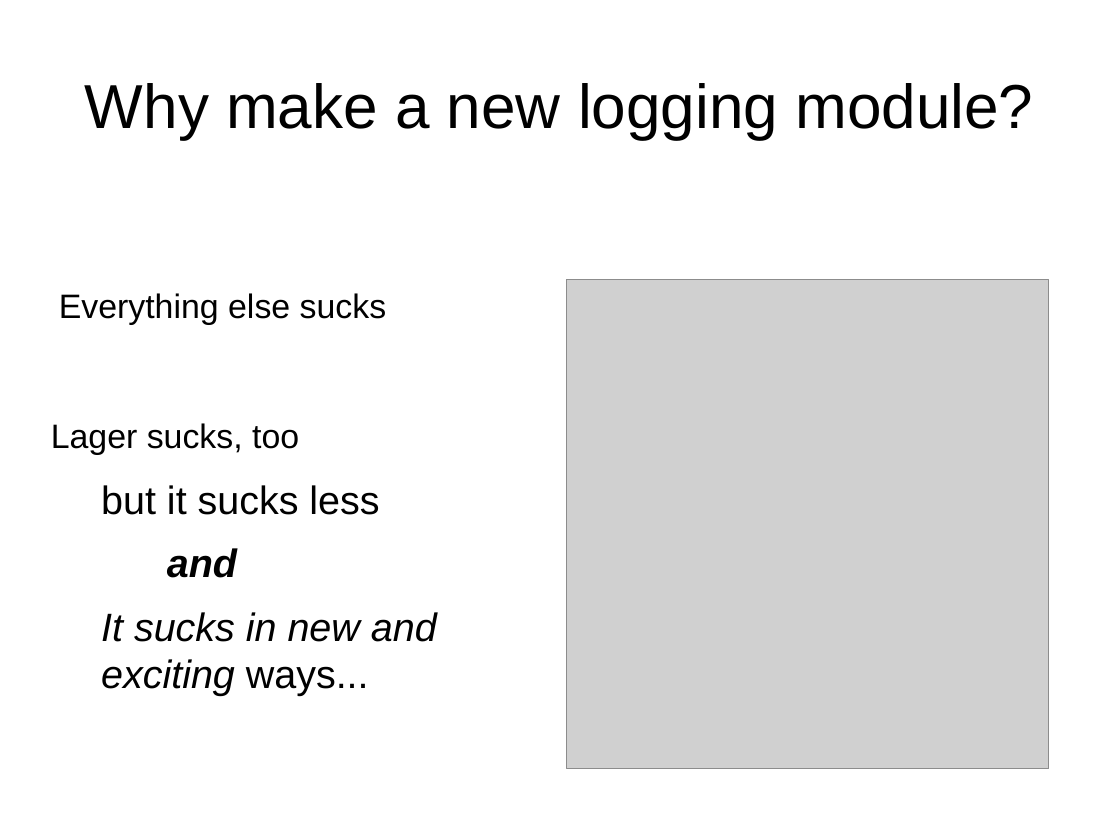
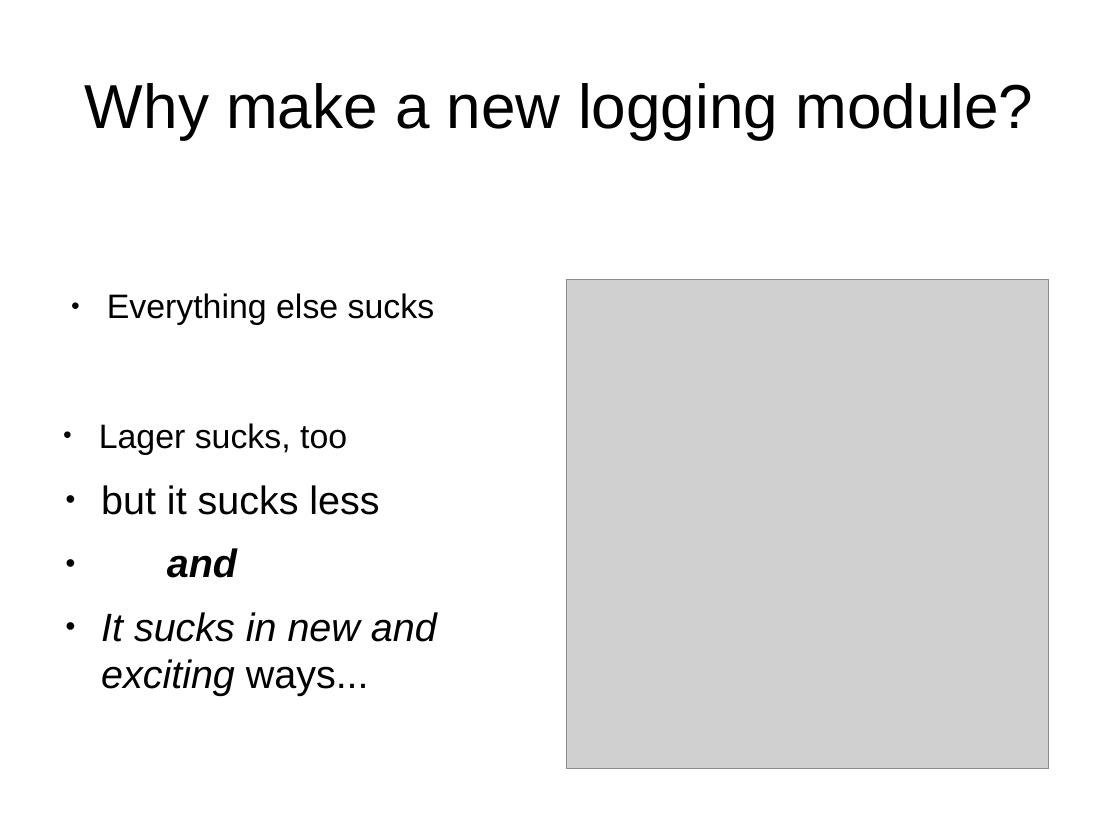
Before and after one commit to daotoad/Log-Lager, a slide deck: slide 7 of doc/Log-Lager.odp (slide 6 before the commit). Drawn at 1120x840 pixels with LibreOffice and Linux fonts; fonts in the diff are those of the drawing; grey boxes stand for pictures. Boxes give left, top, right and bottom in pixels: in the first picture for what was removed or moved away, otherwise in the second. Text is boxed around its words. In the diff, an @@ line names an element or a change of style, - is before the commit and + after.

```diff
--- a/doc/Log-Lager.odp
+++ b/doc/Log-Lager.odp
@@ text "Everything else sucks" at [107, 293, 435, 325]: bullet none to ● @@
@@ text "Lager sucks, too" at [99, 423, 437, 696]: bullet none to ● @@
```
Also in this commit, not shown: 21 other slides changed, 1 other file.
